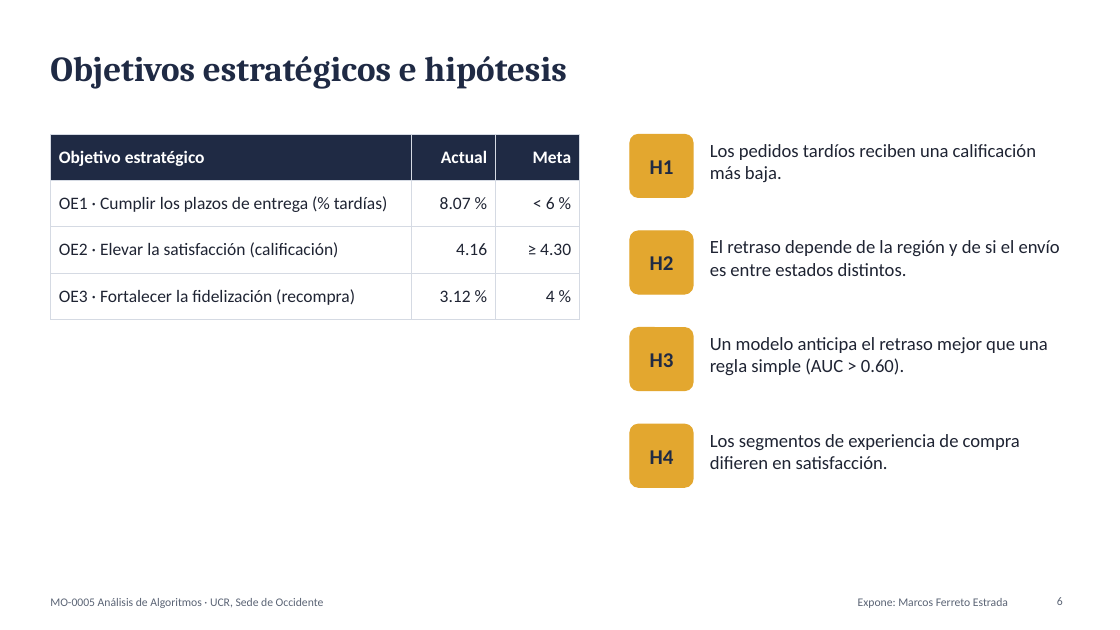
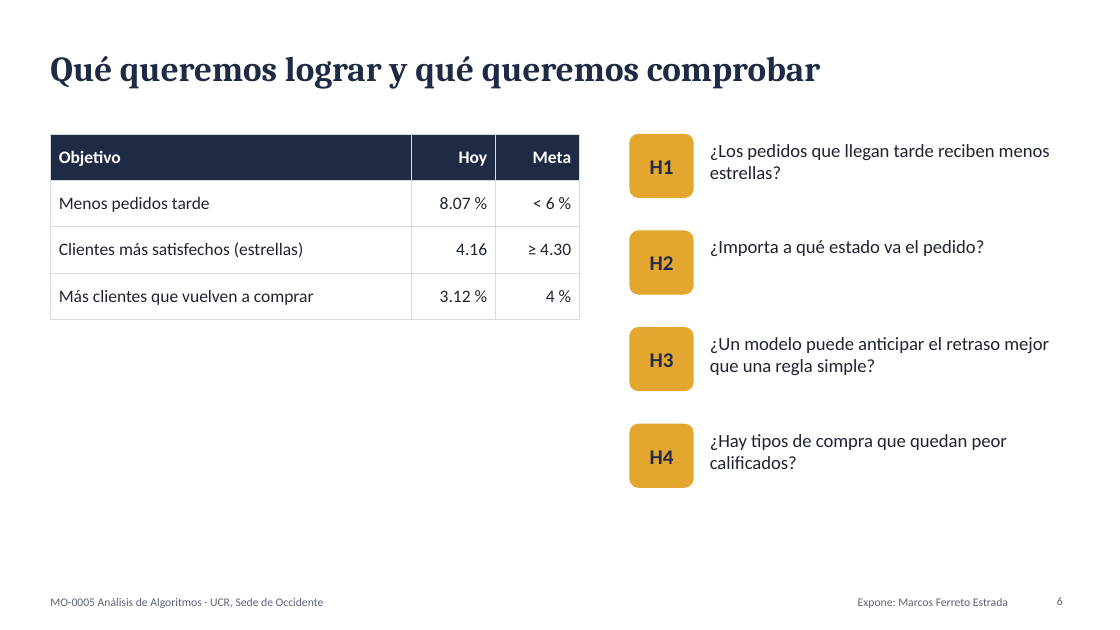
Before and after one commit to FerretoDev/mo0005-ecommerce-ml, a slide deck: slide 6 of presentacion/presentacion.pptx. Drawn at 1120x630 pixels with LibreOffice and Linux fonts; fonts in the diff are those of the drawing. Boxes give left, top, right and bottom in pixels: in the first picture for what was removed or moved away, otherwise in the second. Text is boxed around its words. In the diff, an @@ line names an element or a change of style, - is before the commit and + after.

```diff
--- a/presentacion/presentacion.pptx
+++ b/presentacion/presentacion.pptx
@@ title at [50,56,820,88]: text changed @@
-Objetivos estratégicos e hipótesis
+Qué queremos lograr y qué queremos comprobar
@@ table at [50,134,580,309] @@
-row 1, column 1: Objetivo estratégico
+row 1, column 1: Objetivo
-row 1, column 2: Actual
+row 1, column 2: Hoy
-row 2, column 1: OE1 · Cumplir los plazos de entrega (% tardías)
+row 2, column 1: Menos pedidos tarde
-row 3, column 1: OE2 · Elevar la satisfacción (calificación)
+row 3, column 1: Clientes más satisfechos (estrellas)
-row 4, column 1: OE3 · Fortalecer la fidelización (recompra)
+row 4, column 1: Más clientes que vuelven a comprar
@@ text at [710,144,1050,179]: text changed @@
-Los pedidos tardíos reciben una calificación más baja.
+¿Los pedidos que llegan tarde reciben menos estrellas?
@@ text at [710,240,984,256]: text changed @@
-El retraso depende de la región y de si el envío es entre estados distintos.
+¿Importa a qué estado va el pedido?
@@ text at [710,337,1049,375]: text changed @@
-Un modelo anticipa el retraso mejor que una regla simple (AUC > 0.60).
+¿Un modelo puede anticipar el retraso mejor que una regla simple?
@@ text at [710,434,1007,469]: text changed @@
-Los segmentos de experiencia de compra difieren en satisfacción.
+¿Hay tipos de compra que quedan peor calificados?
```
Also in this commit, not shown: 21 other slides changed, 1 slide added, 1 slide removed, 2 other files.
